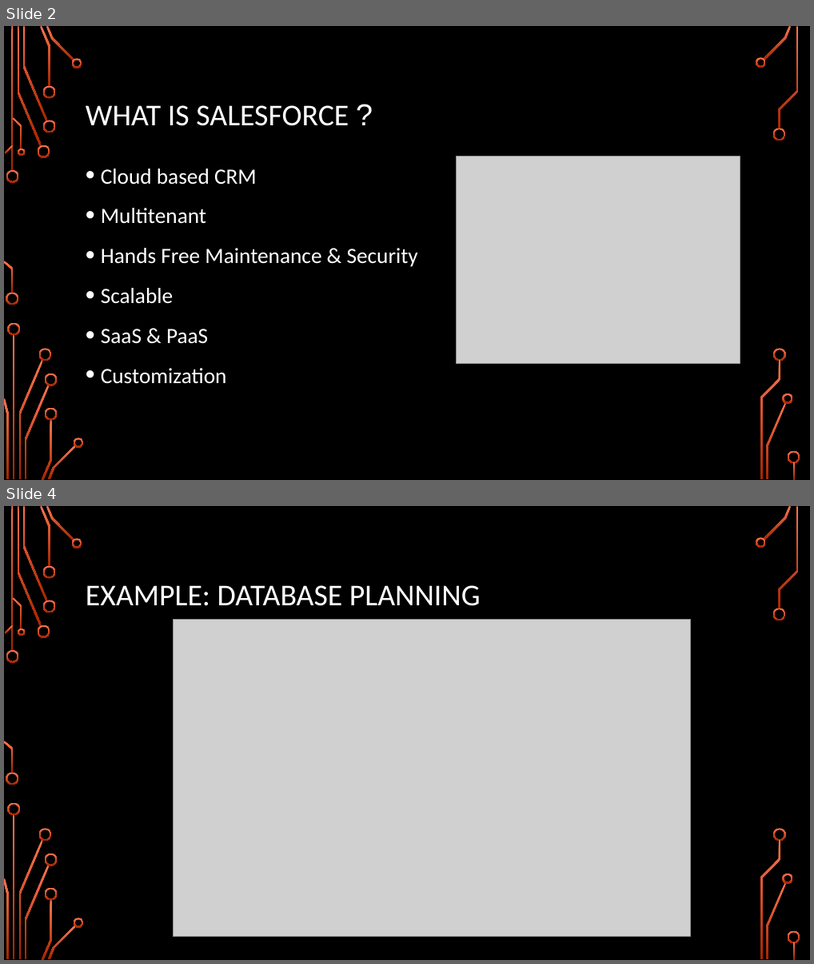
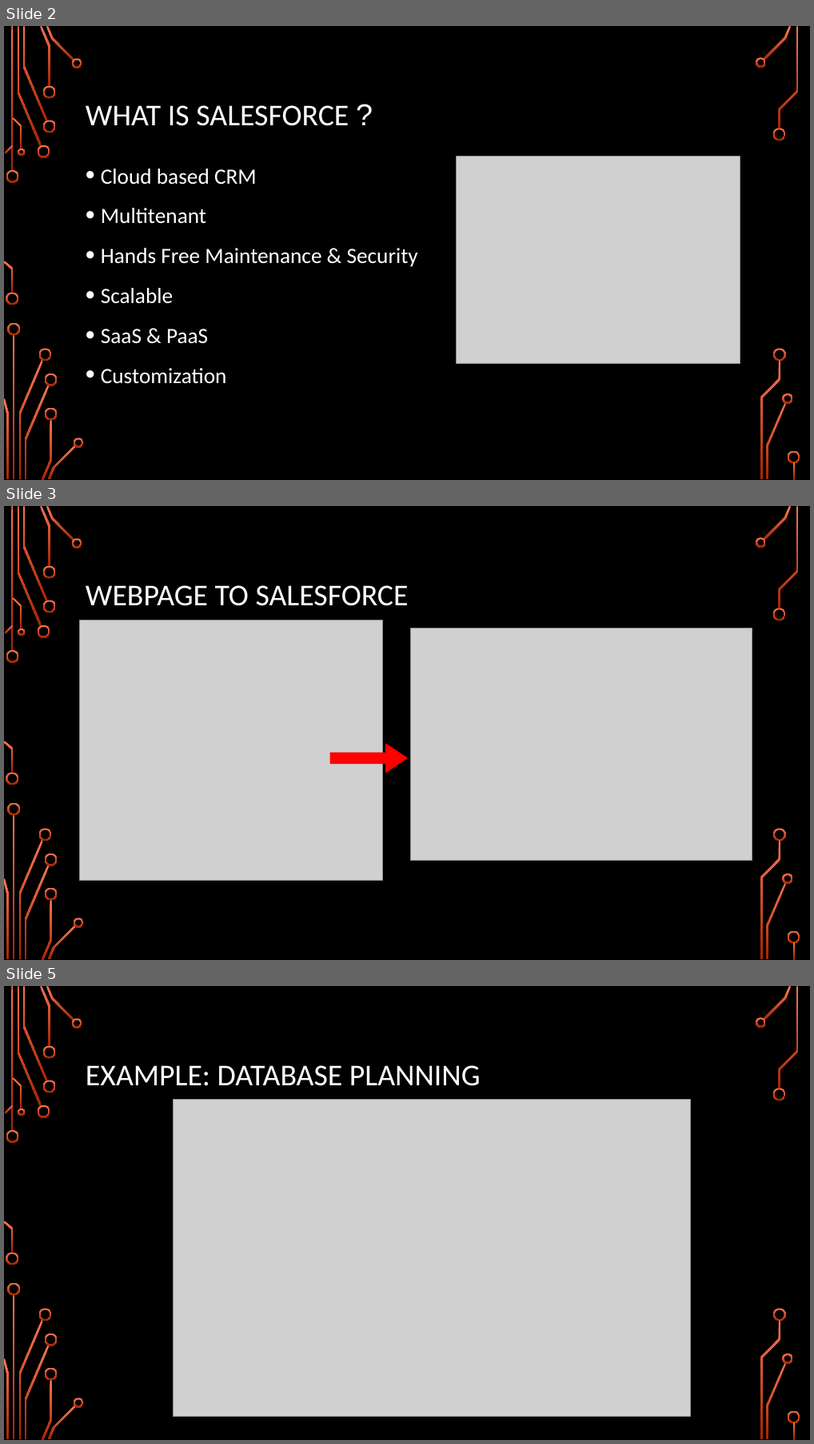
Before and after one commit to RevatureSFNTraining/Project0_Inferno, a slide deck: Project 0 Presentation - IE.pptx. Shown one above the other, each under a label of ours: slides 2 and 4 before the commit, slides 2, 3 and 5 after it; the slides between them are not shown. The pictures are 814x964 and 814x1444 pixels, drawn with LibreOffice and Linux fonts; fonts in the diff are those of the drawing; grey boxes stand for pictures; background and template pictures are left out. Boxes give left, top, right and bottom in pixels: in the first picture for what was removed or moved away, otherwise in the second. Text is boxed around its words. In the diff, an @@ line names an element or a change of style, - is before the commit and + after.

```diff
--- a/Project 0 Presentation - IE.pptx
+++ b/Project 0 Presentation - IE.pptx
@@ slide 3 added at [4, 506, 810, 960], background picture (left out); not listed: 36 template elements that a slide beside it also shows @@
@@ title added at [86, 585, 409, 606], 36 pt, text #FFFFFF @@
+WEBPAGE TO SALESFORCE
@@ picture added at [80, 620, 382, 880] @@
@@ picture added at [411, 628, 752, 860] @@
@@ right arrow added at [330, 744, 407, 772], fill #FF0000, outline #FF0000 1.25 pt @@
@@ what was slide 4 is now slide 5 @@
```
Also in this commit, not shown: 1 slide changed.
